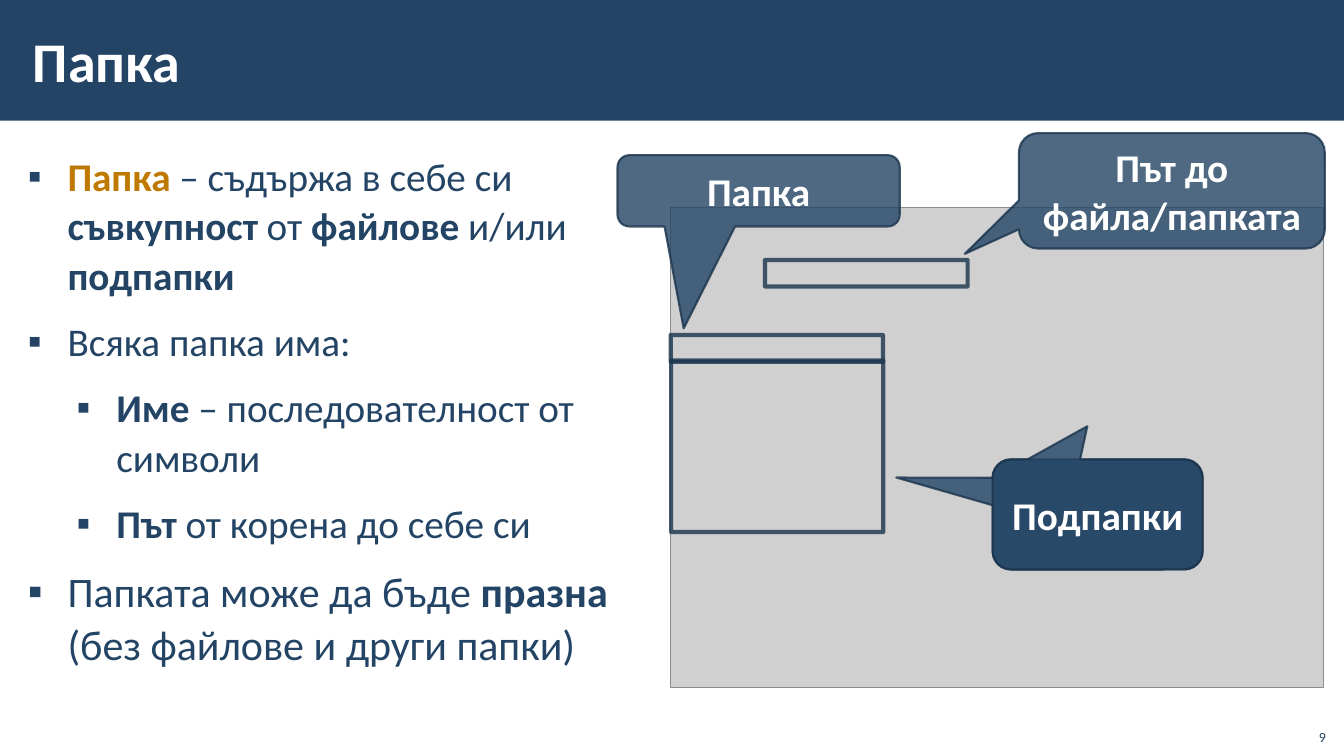
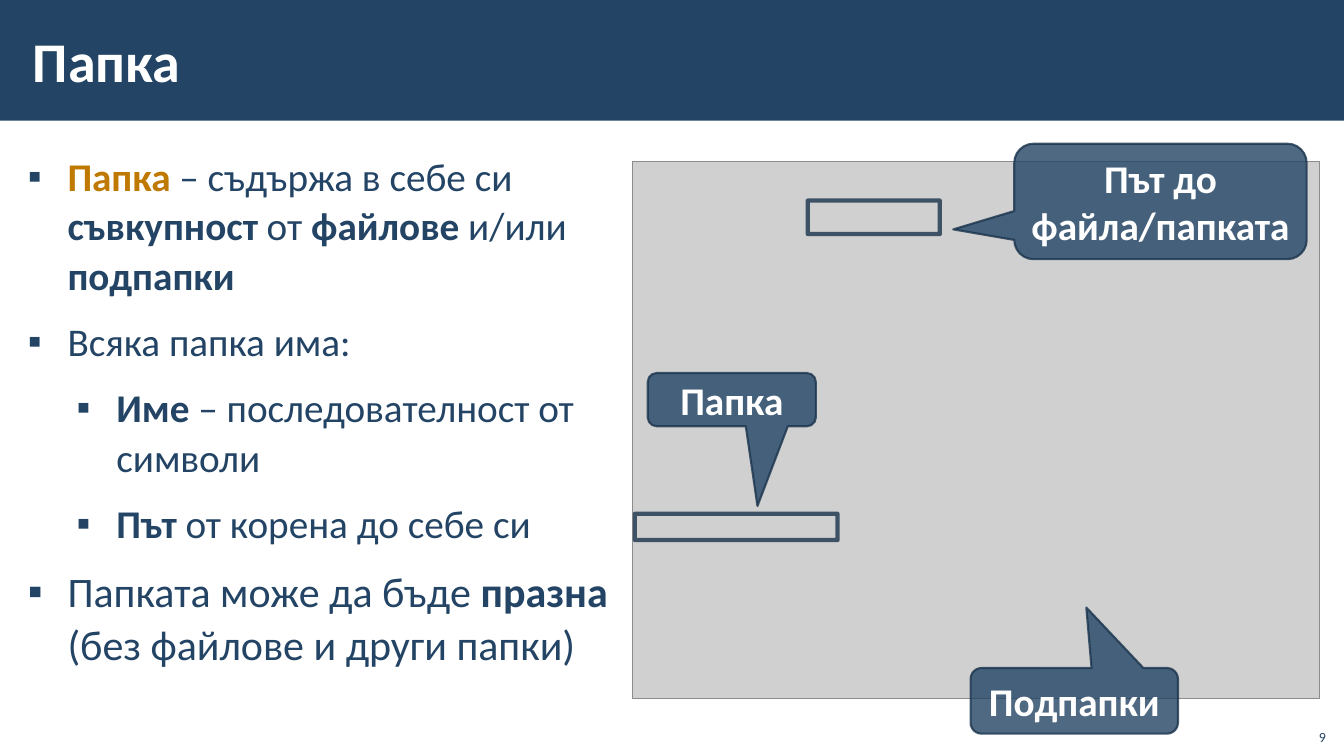
Before and after one commit to BG-IT-Edu/School-Programming, a slide deck: slide 9 of Courses/Computer-Modeling-and-IT/Computer-Modeling-and-IT-5-Class/04-File-System/04-File-System.pptx. Drawn at 1344x756 pixels with LibreOffice and Linux fonts; fonts in the diff are those of the drawing; grey boxes stand for pictures; background and template pictures are left out. Boxes give left, top, right and bottom in pixels: in the first picture for what was removed or moved away, otherwise in the second. Text is boxed around its words. In the diff, an @@ line names an element or a change of style, - is before the commit and + after.

```diff
--- a/Courses/Computer-Modeling-and-IT/Computer-Modeling-and-IT-5-Class/04-File-System/04-File-System.pptx
+++ b/Courses/Computer-Modeling-and-IT/Computer-Modeling-and-IT-5-Class/04-File-System/04-File-System.pptx
@@ rounded speech box "Път до файла/папката": place and size @@
-rounded speech box "Път до файла/папката" at [1019,133,1325,249]
+rounded speech box "Път до файла/папката" at [1014,144,1307,260]
@@ picture: place and size @@
-picture at [670,208,1324,689]
+picture at [633,161,1320,699]
@@ rounded rectangle: place and size @@
-rounded rectangle at [765,260,968,286]
+rounded rectangle at [808,201,940,234]
@@ rounded speech box "Папка": place and size @@
-rounded speech box "Папка" at [618,155,900,227]
+rounded speech box "Папка" at [648,373,817,426]
@@ rectangle removed at [671,361,884,532] @@
@@ rounded speech box removed at [993,460,1203,570] @@
@@ rectangle: place and size @@
-rectangle at [670,335,883,362]
+rectangle at [635,514,838,540]
@@ proportions changed in 3 elements at [1014,144,1307,260], [648,373,817,426], [971,668,1179,734] @@
@@ rounded speech box "Подпапки": place and size @@
-rounded speech box "Подпапки" at [993,460,1203,570]
+rounded speech box "Подпапки" at [971,668,1179,734]
```
Also in this commit, not shown: 17 other slides changed.
